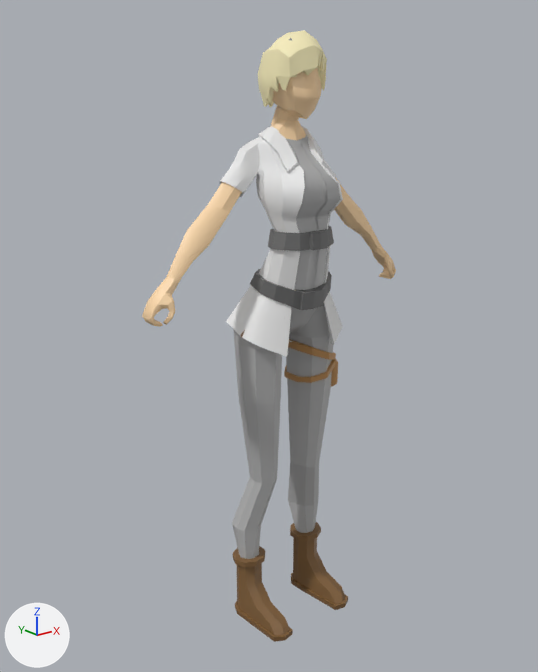
One commit to the FBX model Assets/Sample/Animation/Nurse/Nurse_Walk.fbx: the scene before it, then after it.
Rendered twice from a 50 mm lens placed at (-0.59, -0.703, 0.353), pointed at (-0.015, 0.016, 0.065). Lighting does not change. The marker at lower left points along +X, +Y and +Z. Where no turn or scale is listed for an object, it has been applied to the vertices.

In view in the first picture: 'Women_3_:pCube5'.
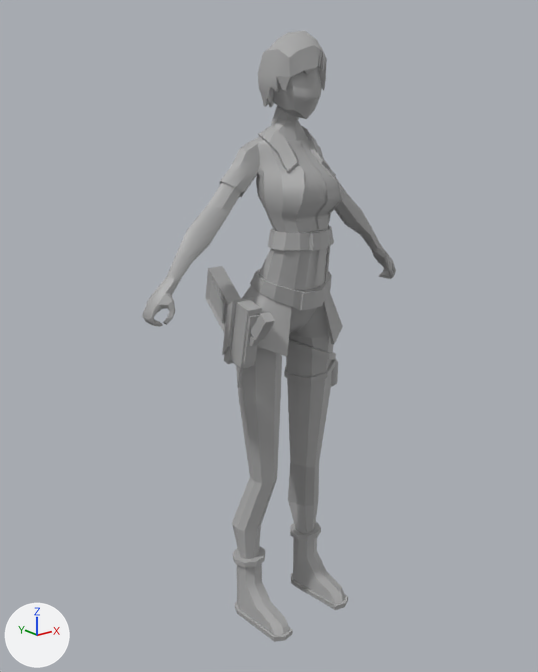
What changed in the scene script:
```text
Add mat_standardsurface1:
    mat_standardsurface1 = principled_material('standardSurface1')
    mat_standardsurface1.base_color = (0.4, 0.4, 0.4)  # grey #aaaaaa
Change me_mesh:
    where me_mesh.from_pydata(...)  # 1409 vertices, 1413 faces; spans x -0.199..0.199, y -0.069..0.07, z -0.332..0.429
    remove me_mesh.materials.append(mat_lambert1)  # picture img_women_3__lambert1_basecolor_png
    add me_mesh.materials.append(mat_standardsurface1)  # grey #aaaaaa
Add me_mesh_1:
    me_mesh_1.from_pydata(...)  # 130 vertices, 121 faces; spans x -0.0159..0.015, y -0.0764..0.0474, z -0.0326..0.1097
    me_mesh_1.materials.append(mat_standardsurface1)  # grey #aaaaaa
Add ob_weapon9_pcube3:
    ob_weapon9_pcube3 = bpy.data.objects.new('weapon9:pCube3', me_mesh_1)
    ob_weapon9_pcube3.location = (-0.083, 0.0, 0.051)
```

Pixel boxes (x1, y1, x2, y2) of what changed, in the pictures (538 x 672 px):
'Women_3_:pCube5', recoloured: (142, 30, 396, 642) in both
'weapon9:pCube3', added: after (205, 266, 275, 388)
